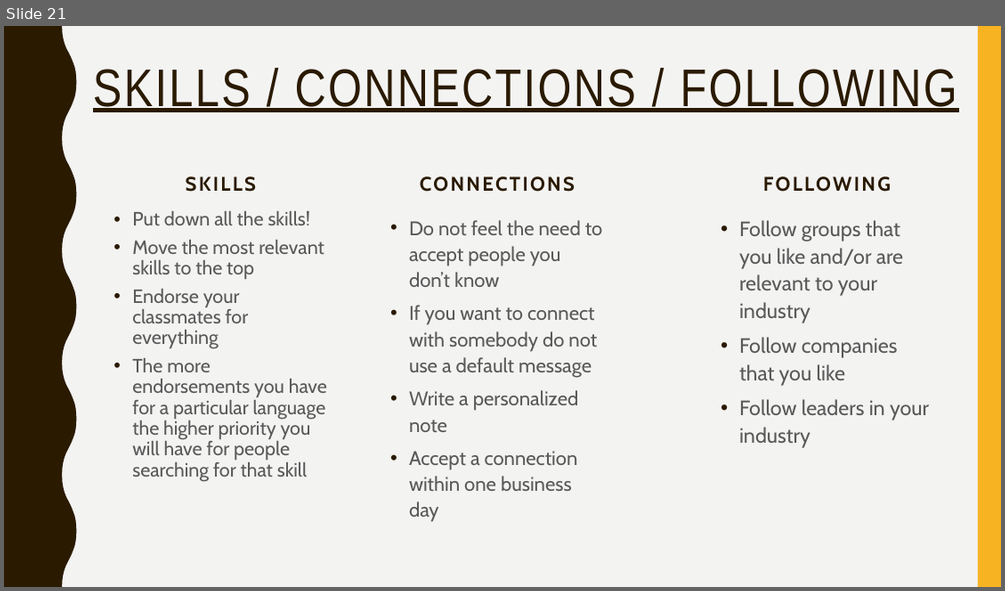
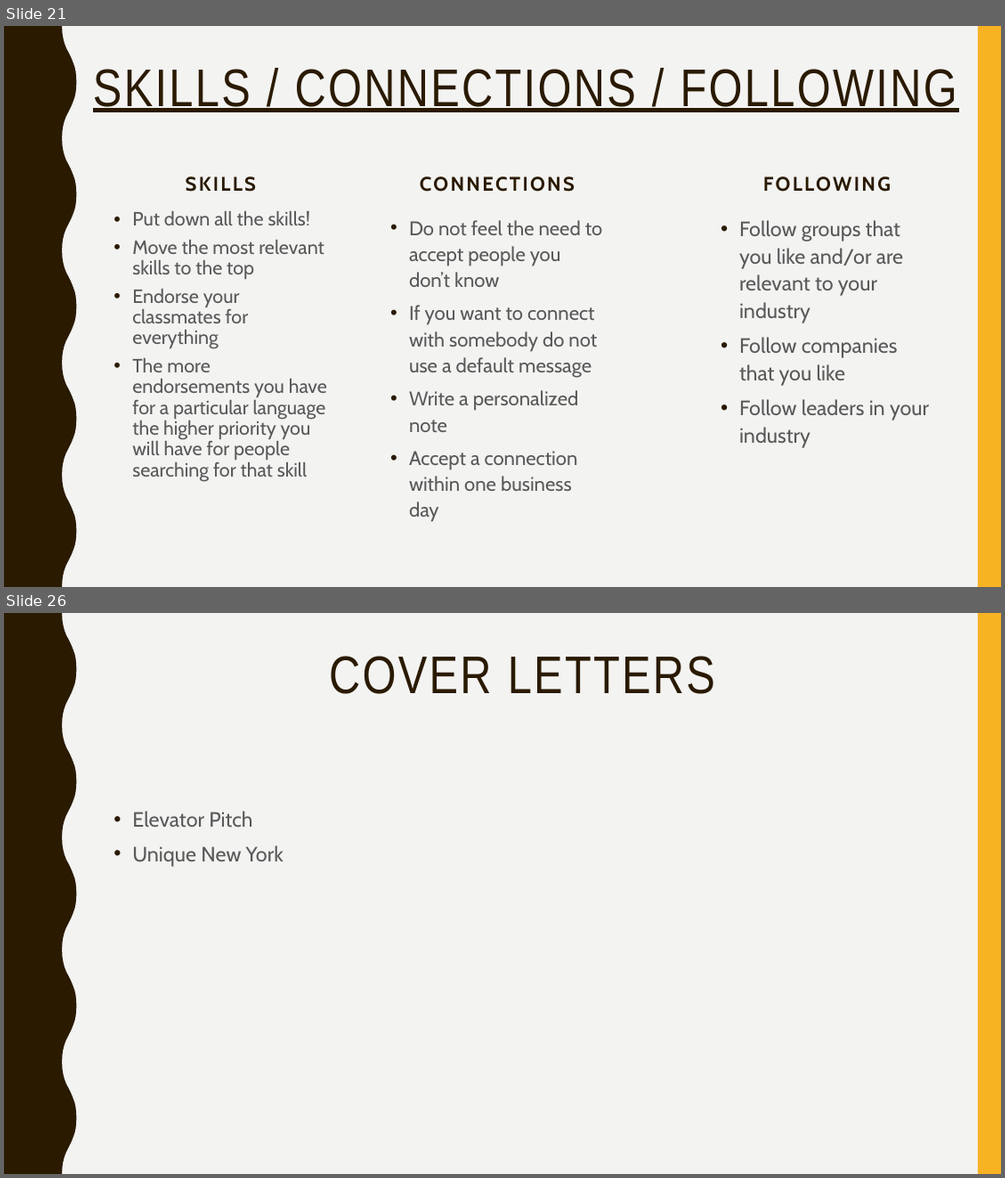
Before and after one commit to lakshmi-intechcode/jng_instr_folder, a slide deck: Job_Stuff/Jng_Job_Prezzie.pptx. Shown one above the other, each under a label of ours: slide 21 before the commit, slides 21 and 26 after it; the slides between them are not shown. The pictures are 1005x591 and 1005x1178 pixels, drawn with LibreOffice and Linux fonts; fonts in the diff are those of the drawing. Boxes give left, top, right and bottom in pixels: in the first picture for what was removed or moved away, otherwise in the second. Text is boxed around its words. In the diff, an @@ line names an element or a change of style, - is before the commit and + after.

```diff
--- a/Job_Stuff/Jng_Job_Prezzie.pptx
+++ b/Job_Stuff/Jng_Job_Prezzie.pptx
@@ slide 26 added at (4,613,1001,1174), background #F3F3F2; not listed: 2 template elements that a slide beside it also shows @@
@@ title added at (329,656,715,694), 51 pt, text #2A1A00 @@
+COVER LETTERS
@@ text added at (132,811,283,867), 20 pt, text #595959 @@
+• Elevator Pitch
+• Unique New York
```
Also in this commit, not shown: 5 other slides added.
